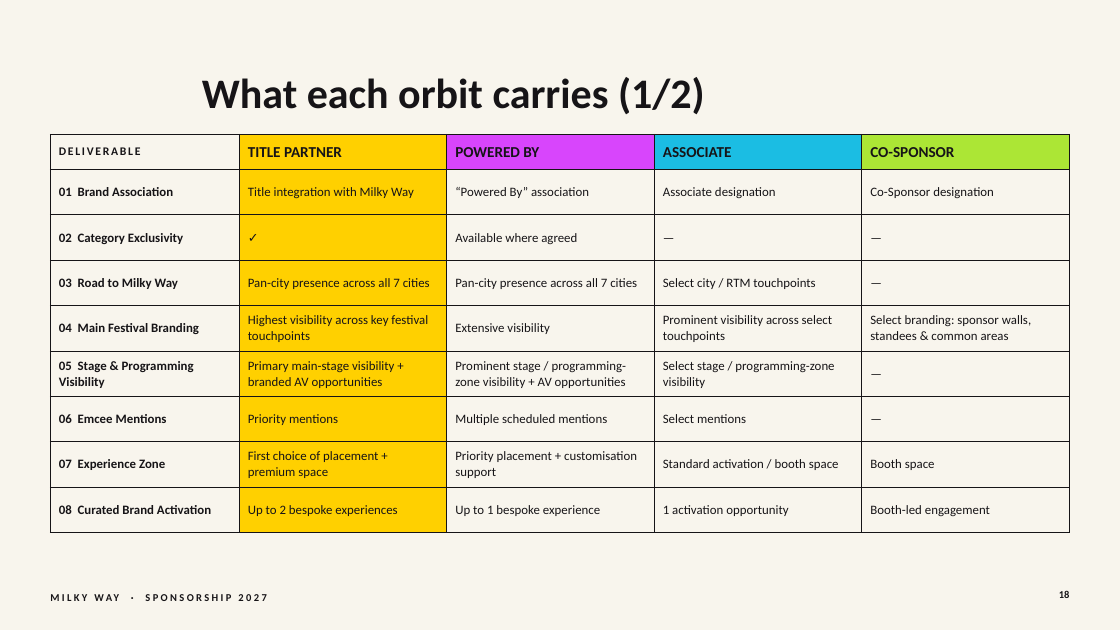
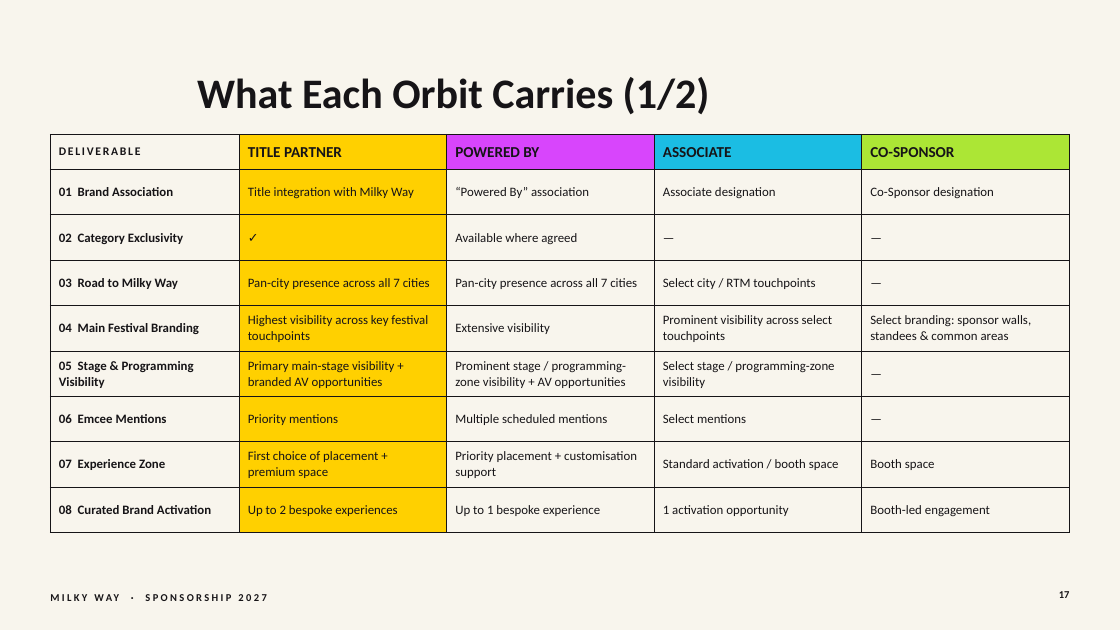
Before and after one commit to adityamittal2103/milkywayspons, a slide deck: slide 17 of deck/Milky-Way-Sponsorship-2027.pptx (slide 18 before the commit). Drawn at 1120x630 pixels with LibreOffice and Linux fonts; fonts in the diff are those of the drawing. Boxes give left, top, right and bottom in pixels: in the first picture for what was removed or moved away, otherwise in the second. Text is boxed around its words. In the diff, an @@ line names an element or a change of style, - is before the commit and + after.

```diff
--- a/deck/Milky-Way-Sponsorship-2027.pptx
+++ b/deck/Milky-Way-Sponsorship-2027.pptx
@@ title at (197,77,710,114): text changed @@
-What each orbit carries (1/2)
+What Each Orbit Carries (1/2)
@@ page number at (1059,591,1070,598): text changed @@
-18
+17
```
Also in this commit, not shown: 14 other slides changed, 1 slide added, 2 slides removed, 30 other files.
